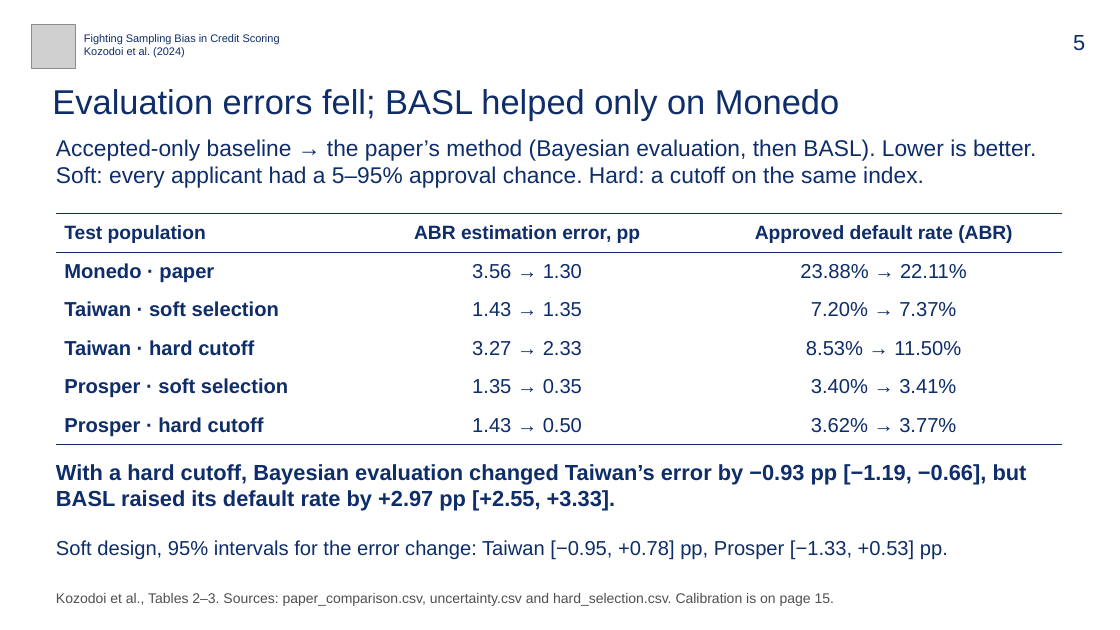
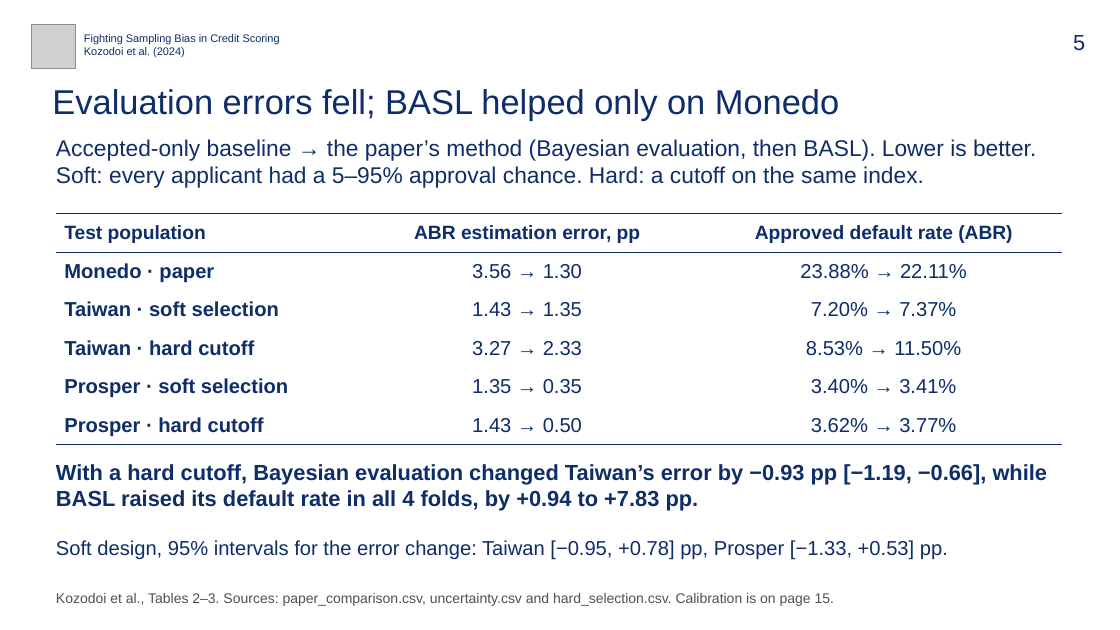
Before and after one commit to bigpurota/paper11, a slide deck: slide 5 of slides/paper11.pptx. Drawn at 1120x630 pixels with LibreOffice and Linux fonts; fonts in the diff are those of the drawing; grey boxes stand for pictures. Boxes give left, top, right and bottom in pixels: in the first picture for what was removed or moved away, otherwise in the second. Text is boxed around its words. In the diff, an @@ line names an element or a change of style, - is before the commit and + after.

```diff
--- a/slides/paper11.pptx
+++ b/slides/paper11.pptx
@@ text at (56, 464, 1048, 511): text changed @@
-With a hard cutoff, Bayesian evaluation changed Taiwan’s error by −0.93 pp [−1.19, −0.66], but BASL raised its default rate by +2.97 pp [+2.55, +3.33].
+With a hard cutoff, Bayesian evaluation changed Taiwan’s error by −0.93 pp [−1.19, −0.66], while BASL raised its default rate in all 4 folds, by +0.94 to +7.83 pp.
```
Also in this commit, not shown: 1 other slide changed, 17 other files.
